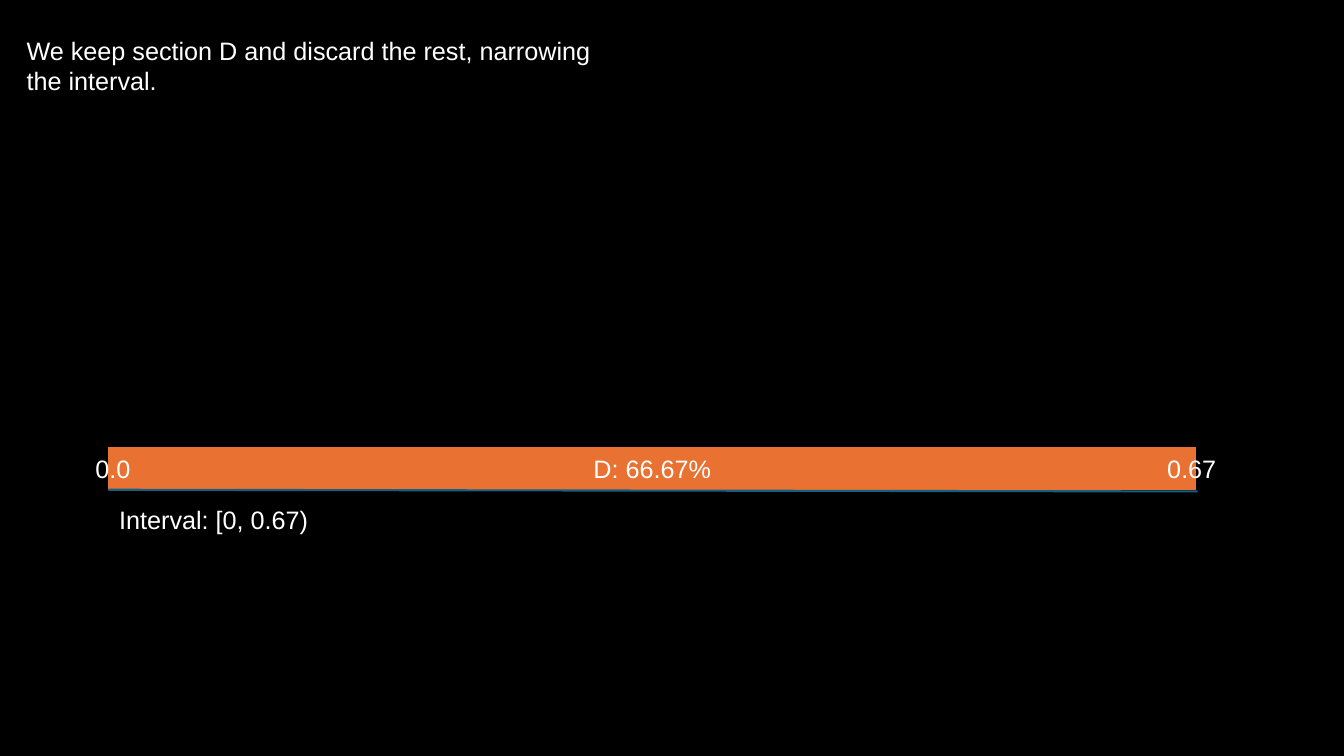
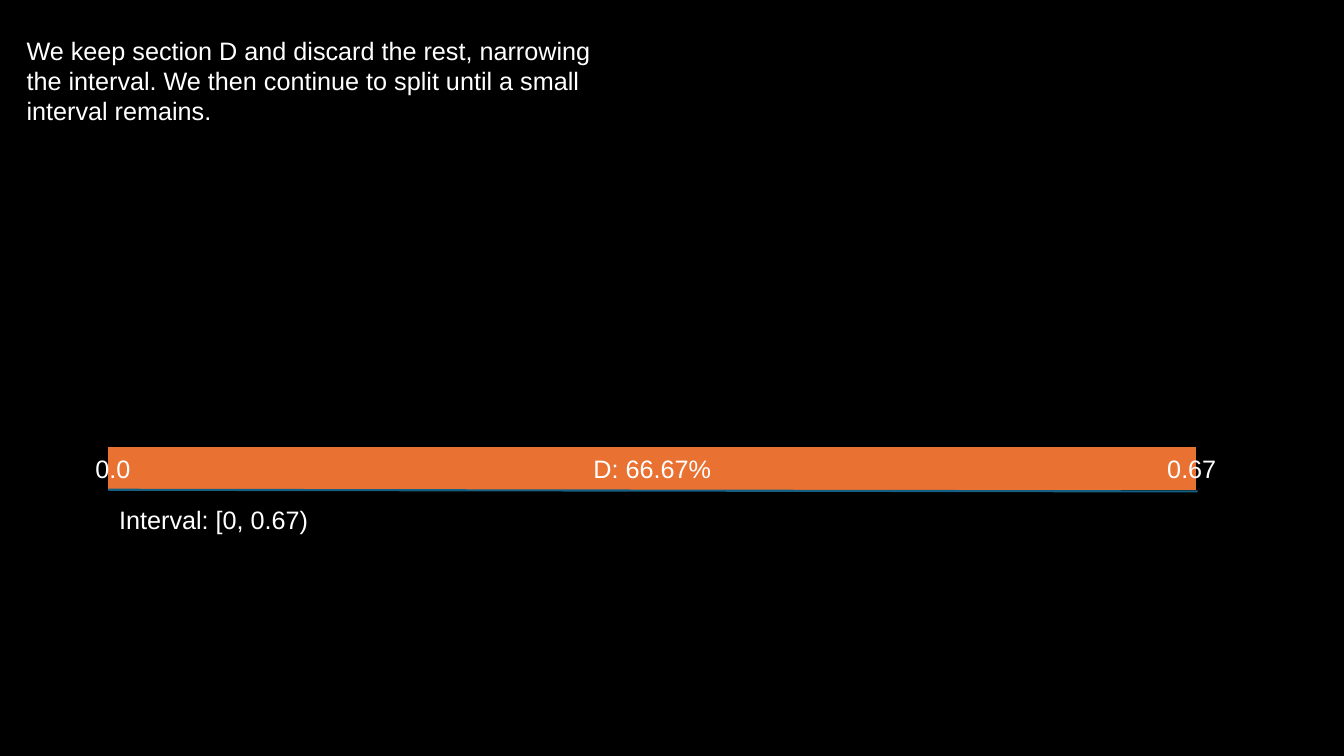
Before and after one commit to Tom-Croft/ECM3428, a slide deck: slide 5 of project_presentation.pptx. Drawn at 1344x756 pixels with LibreOffice and Linux fonts; fonts in the diff are those of the drawing. Boxes give left, top, right and bottom in pixels: in the first picture for what was removed or moved away, otherwise in the second. Text is boxed around its words. In the diff, an @@ line names an element or a change of style, - is before the commit and + after.

```diff
--- a/project_presentation.pptx
+++ b/project_presentation.pptx
@@ text at (x1=27, y1=41, x2=591, y2=121): text changed @@
-We keep section D and discard the rest, narrowing the interval.
+We keep section D and discard the rest, narrowing the interval. We then continue to split until a small interval remains.
```
Also in this commit, not shown: 6 other slides changed.
